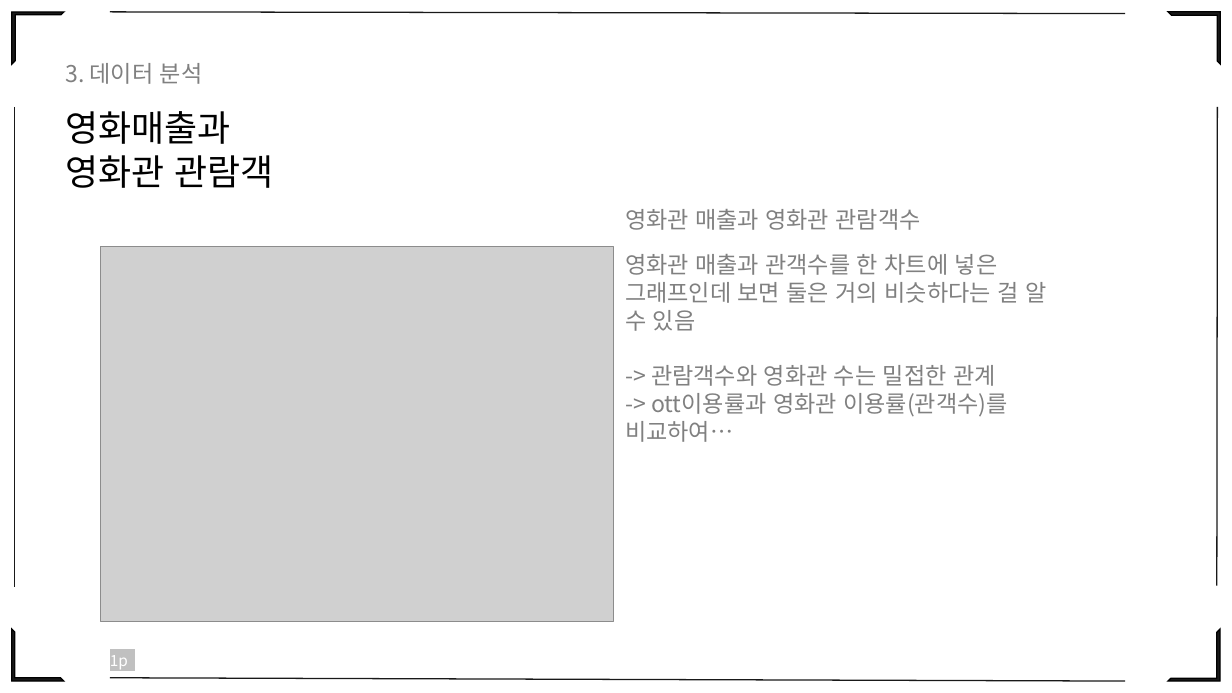
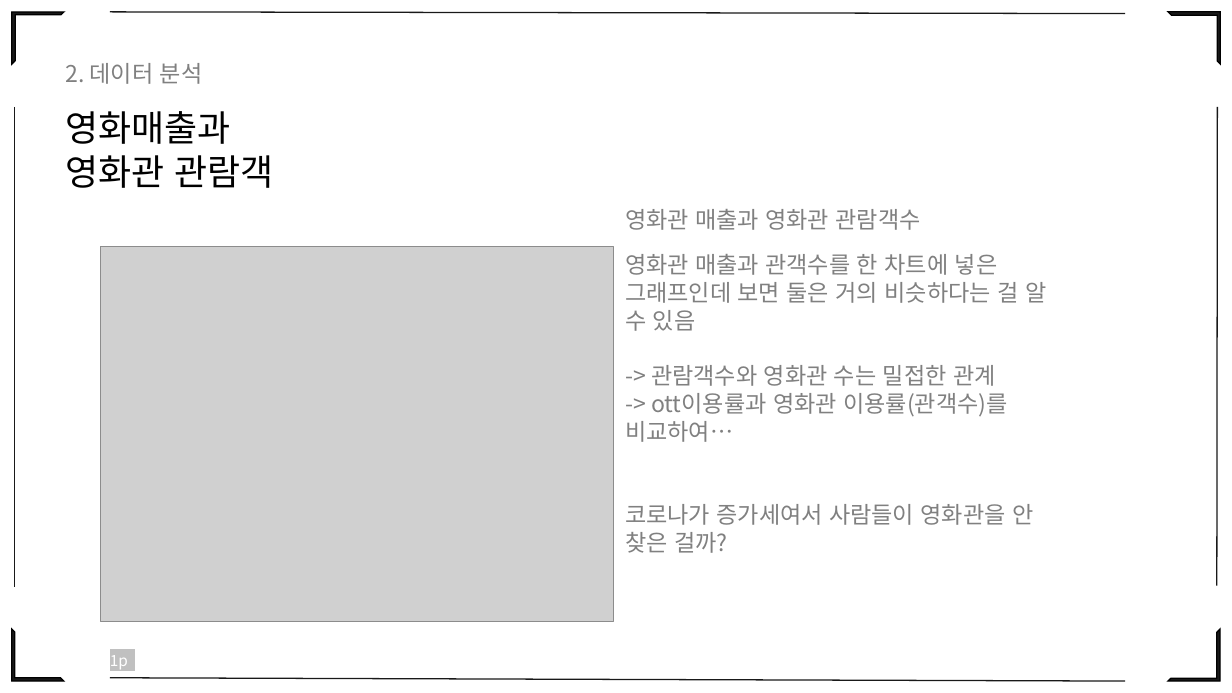
Before and after one commit to eesomin/midproject, a slide deck: slide 19 of jdh1/PPT_0_TEAM2.pptx. Drawn at 1232x693 pixels with LibreOffice and Linux fonts; fonts in the diff are those of the drawing; grey boxes stand for pictures. Boxes give left, top, right and bottom in pixels: in the first picture for what was removed or moved away, otherwise in the second. Text is boxed around its words. In the diff, an @@ line names an element or a change of style, - is before the commit and + after.

```diff
--- a/jdh1/PPT_0_TEAM2.pptx
+++ b/jdh1/PPT_0_TEAM2.pptx
@@ text at (65,63,203,84): text changed @@
-3. 데이터 분석
+2. 데이터 분석
@@ text at (625,504,1033,553): paragraph added @@
+코로나가 증가세여서 사람들이 영화관을 안 찾은 걸까?
```
Also in this commit, not shown: 11 other slides changed, 9 slides added, 6 other files.
